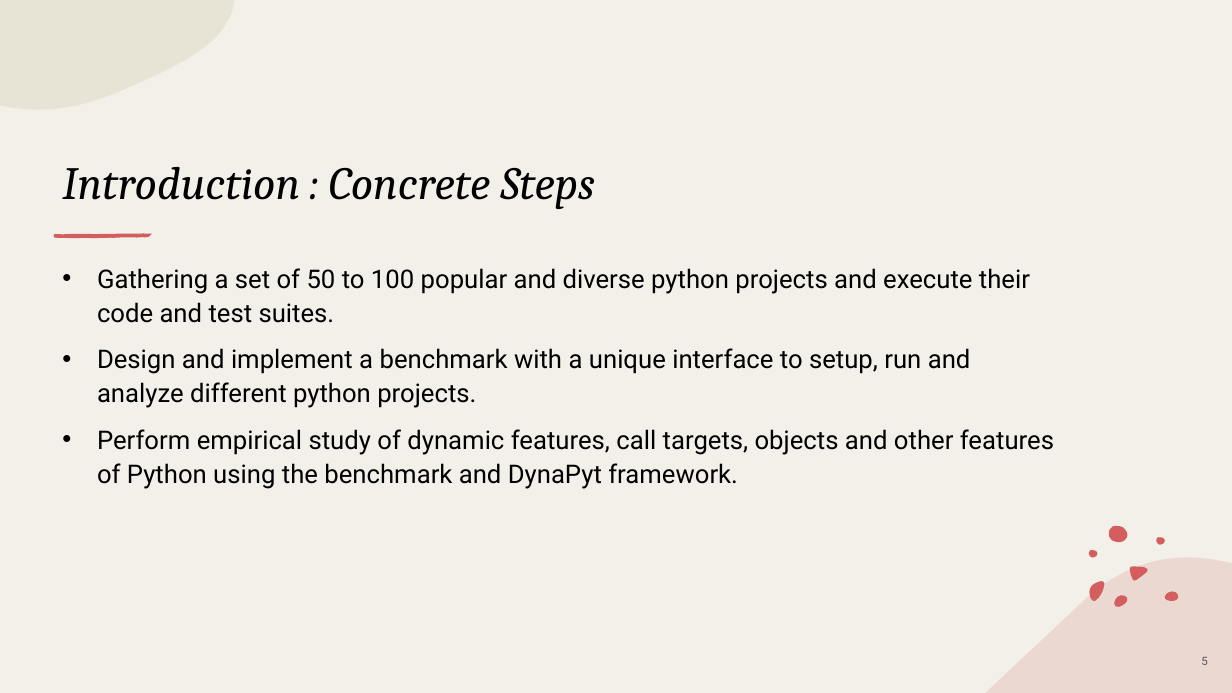
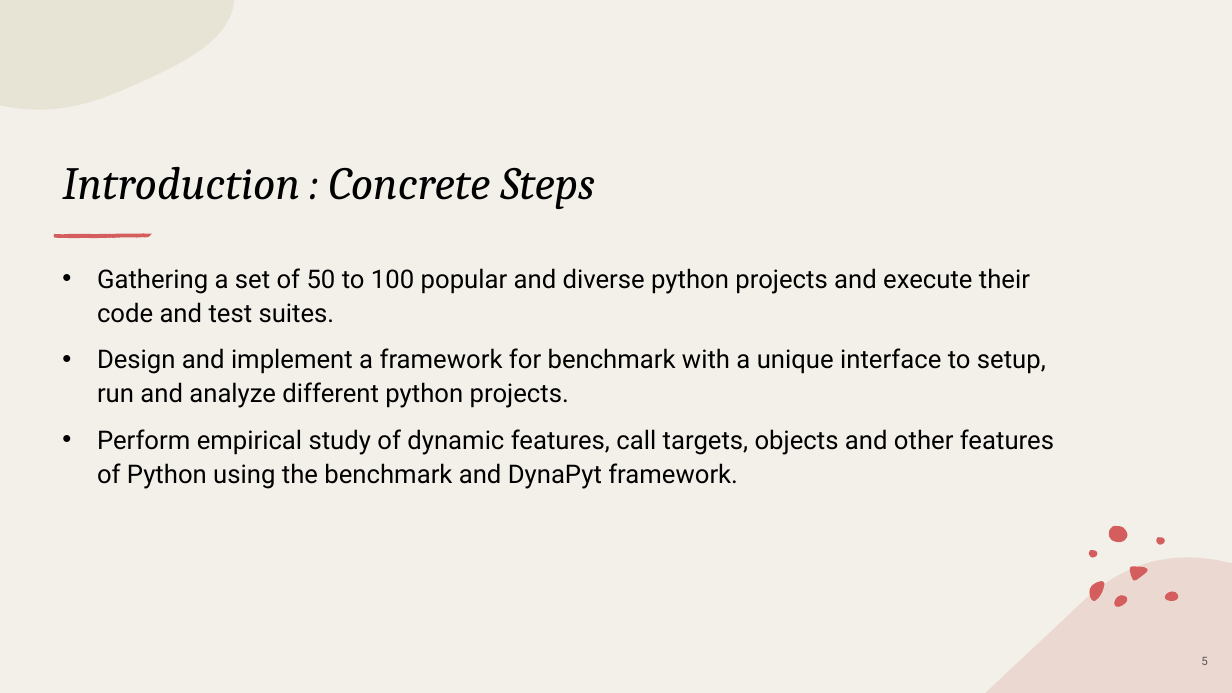
Before and after one commit to piyush-bajaj/DynamicPythonBenchmark, a slide deck: slide 5 of Kick-Off Presentation.pptx. Drawn at 1232x693 pixels with LibreOffice and Linux fonts; fonts in the diff are those of the drawing. Boxes give left, top, right and bottom in pixels: in the first picture for what was removed or moved away, otherwise in the second. Text is boxed around its words. In the diff, an @@ line names an element or a change of style, - is before the commit and + after.

```diff
--- a/Kick-Off Presentation.pptx
+++ b/Kick-Off Presentation.pptx
@@ text at [97,348,1046,408]: text changed @@
-• Design and implement a benchmark with a unique interface to setup, run and analyze different python projects.
+• Design and implement a framework for benchmark with a unique interface to setup, run and analyze different python projects.
```
Also in this commit, not shown: 3 other slides changed.
